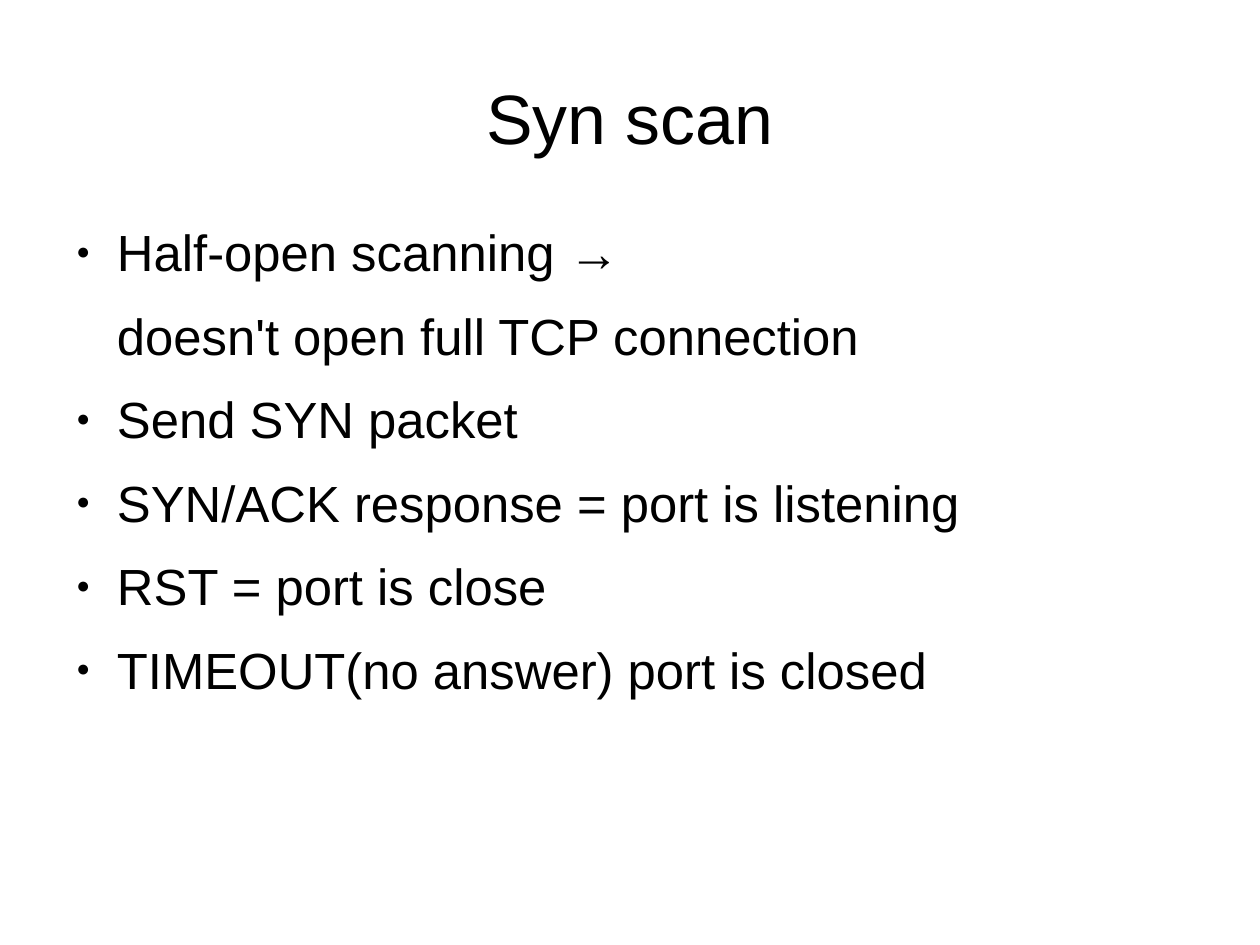
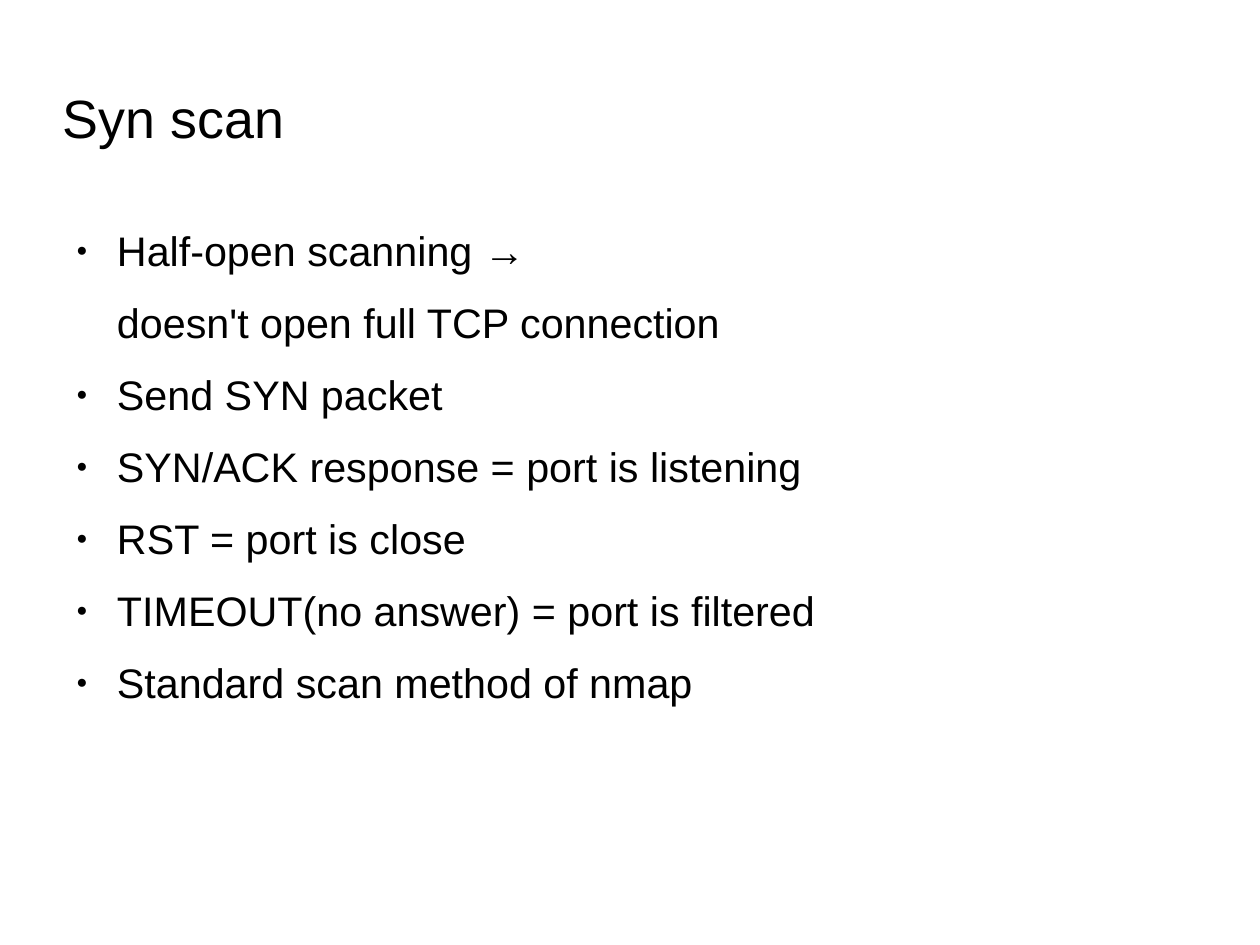
Before and after one commit to herrBez/PortScanner, a slide deck: slide 9 of slides/Untitled 1.odp (slide 8 before the commit). Drawn at 1260x945 pixels with LibreOffice and Linux fonts; fonts in the diff are those of the drawing; background and template pictures are left out. Boxes give left, top, right and bottom in pixels: in the first picture for what was removed or moved away, otherwise in the second. Text is boxed around its words. In the diff, an @@ line names an element or a change of style, - is before the commit and + after.

```diff
--- a/slides/Untitled 1.odp
+++ b/slides/Untitled 1.odp
@@ title "Syn scan": place and size @@
-title "Syn scan" at [486, 95, 773, 157]
+title "Syn scan" at [63, 100, 285, 148]
@@ title "Syn scan" at [63, 100, 285, 148]: size 44 to 33.9 pt; alignment centre to left @@
@@ text at [117, 236, 801, 562]: size 32 to 26 pt in "Half-open scanning →", "doesn't open full TCP connection", "Send SYN packet", "SYN/ACK response = port is listening" and 1 more places @@
@@ text at [117, 596, 815, 706]: text changed; size 32 to 26 pt @@
-● TIMEOUT(no answer) port is closed
+● TIMEOUT(no answer) = port is filtered
+● Standard scan method of nmap
```
Also in this commit, not shown: 12 other slides changed, 3 slides added, 4 other files.
